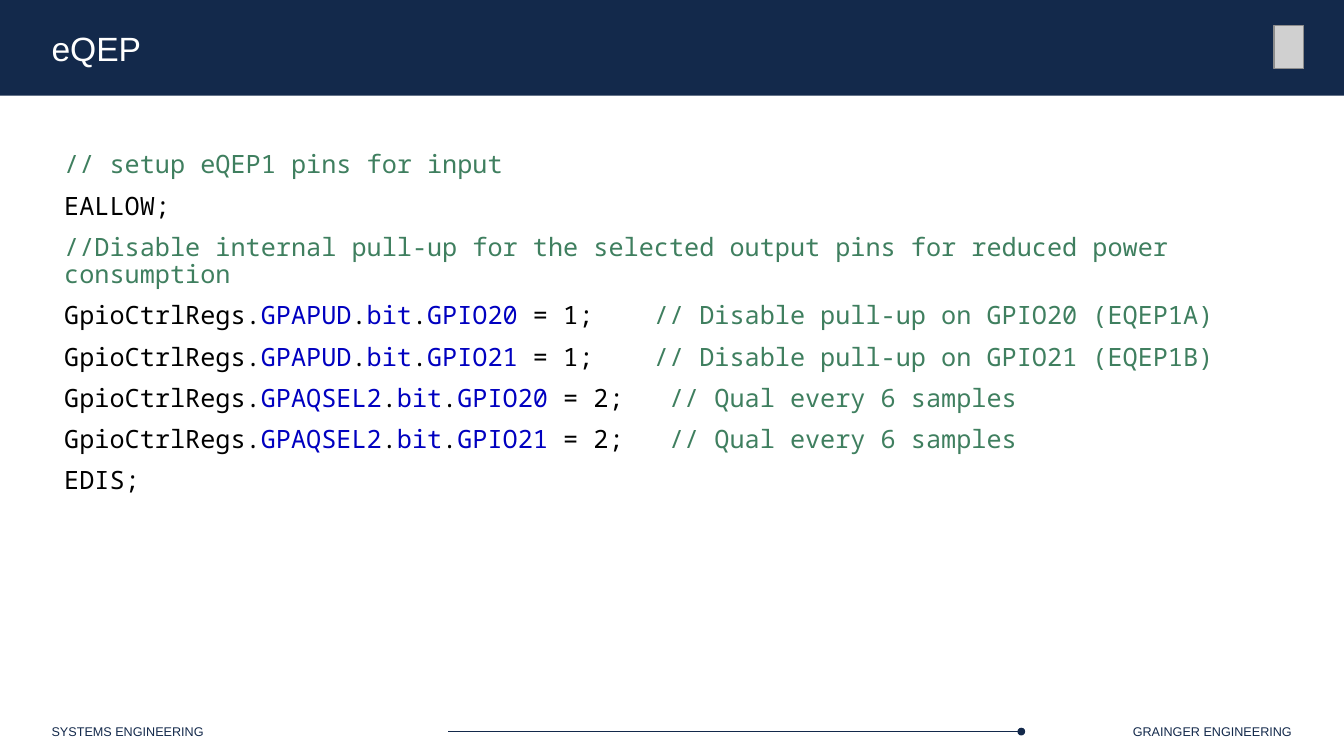
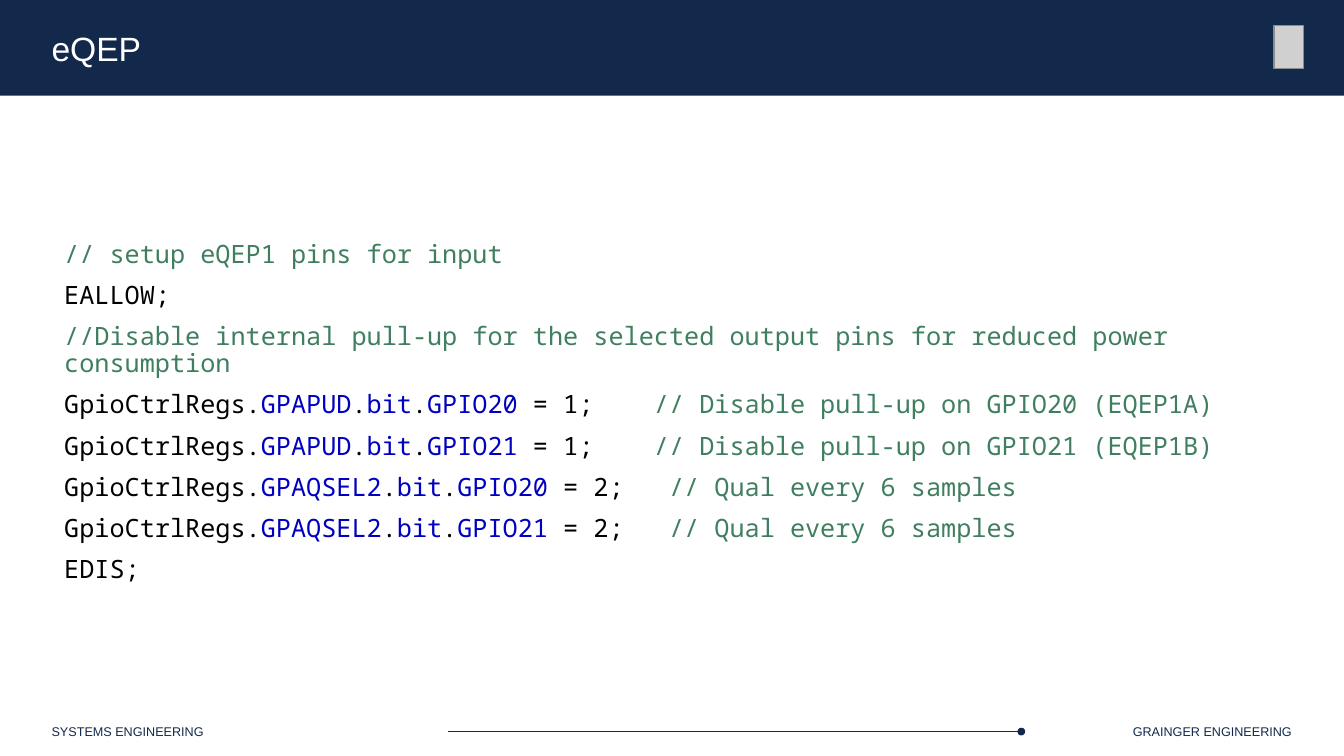
Before and after one commit to Marius-Juston/SE-423---Class-Material, a slide deck: slide 25 of Lectures/Slides/L6.pptx. Drawn at 1344x756 pixels with LibreOffice and Linux fonts; fonts in the diff are those of the drawing; grey boxes stand for pictures. Boxes give left, top, right and bottom in pixels: in the first picture for what was removed or moved away, otherwise in the second. Text is boxed around its words. In the diff, an @@ line names an element or a change of style, - is before the commit and + after.

```diff
--- a/Lectures/Slides/L6.pptx
+++ b/Lectures/Slides/L6.pptx
@@ text "// setup eQEP1 pins for ..." at [64,243,1213,582]: vertical alignment top to middle @@
```
Also in this commit, not shown: 15 other slides changed, 4 other files.
